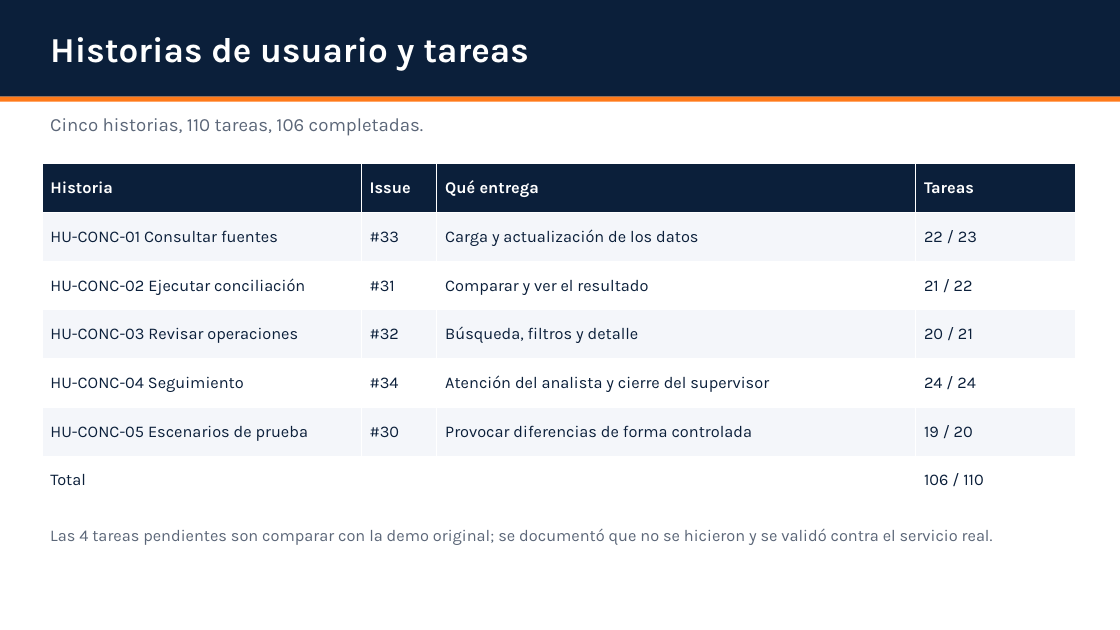
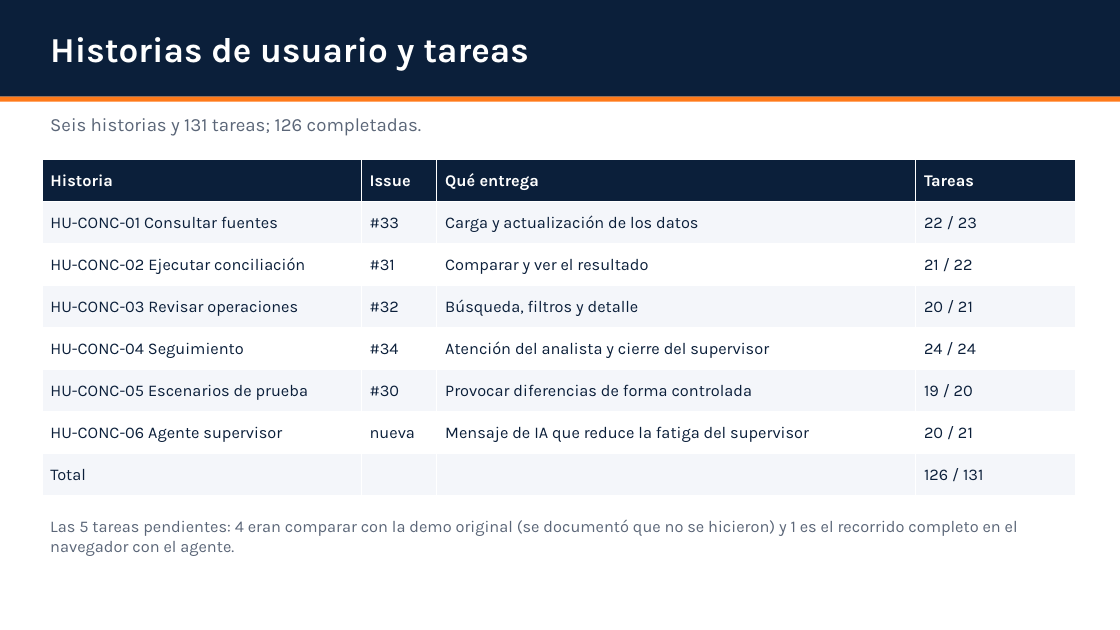
Before and after one commit to user-bcp-studentntt28/ai-labs, a slide deck: slide 5 of docs/Conciliacion-Presentacion.pptx. Drawn at 1120x630 pixels with LibreOffice and Linux fonts; fonts in the diff are those of the drawing. Boxes give left, top, right and bottom in pixels: in the first picture for what was removed or moved away, otherwise in the second. Text is boxed around its words. In the diff, an @@ line names an element or a change of style, - is before the commit and + after.

```diff
--- a/docs/Conciliacion-Presentacion.pptx
+++ b/docs/Conciliacion-Presentacion.pptx
@@ text at (50, 118, 421, 136): text changed @@
-Cinco historias, 110 tareas, 106 completadas.
+Seis historias y 131 tareas; 126 completadas.
@@ table at (42, 160, 1075, 496) @@
-row 7: Total |  |  | 106 / 110
+row 7: HU-CONC-06 Agente supervisor | nueva | Mensaje de IA que reduce la fatiga del supervisor | 20 / 21
+row 8: Total |  |  | 126 / 131
@@ table: place and size @@
-table at (42, 164, 1075, 505)
+table at (42, 160, 1075, 496)
@@ text at (50, 520, 1018, 556): text changed @@
-Las 4 tareas pendientes son comparar con la demo original; se documentó que no se hicieron y se validó contra el servicio real.
+Las 5 tareas pendientes: 4 eran comparar con la demo original (se documentó que no se hicieron) y 1 es el recorrido completo en el navegador con el agente.
```
Also in this commit, not shown: 6 other slides changed, 1 slide added, 53 other files.
